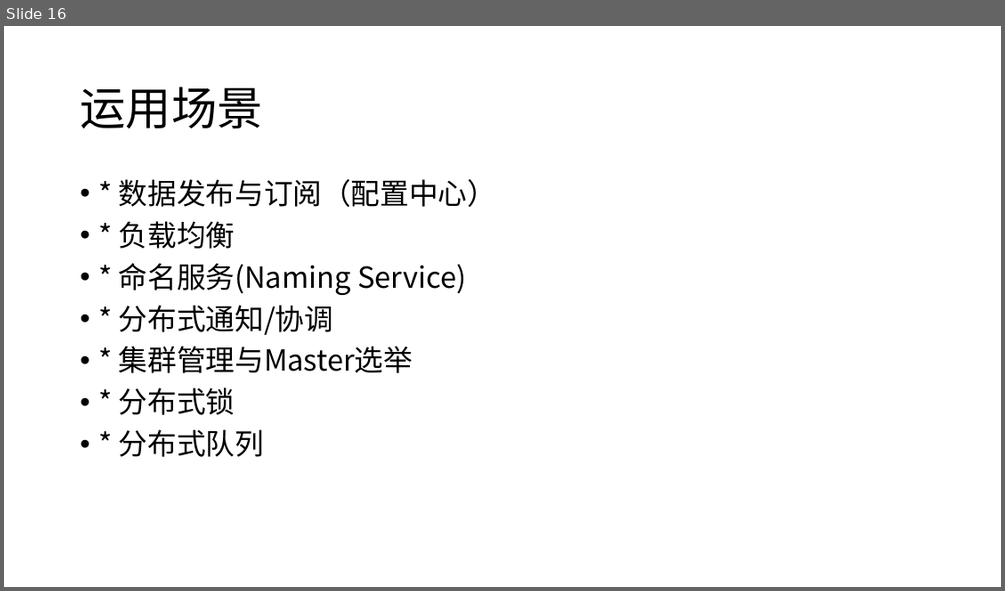
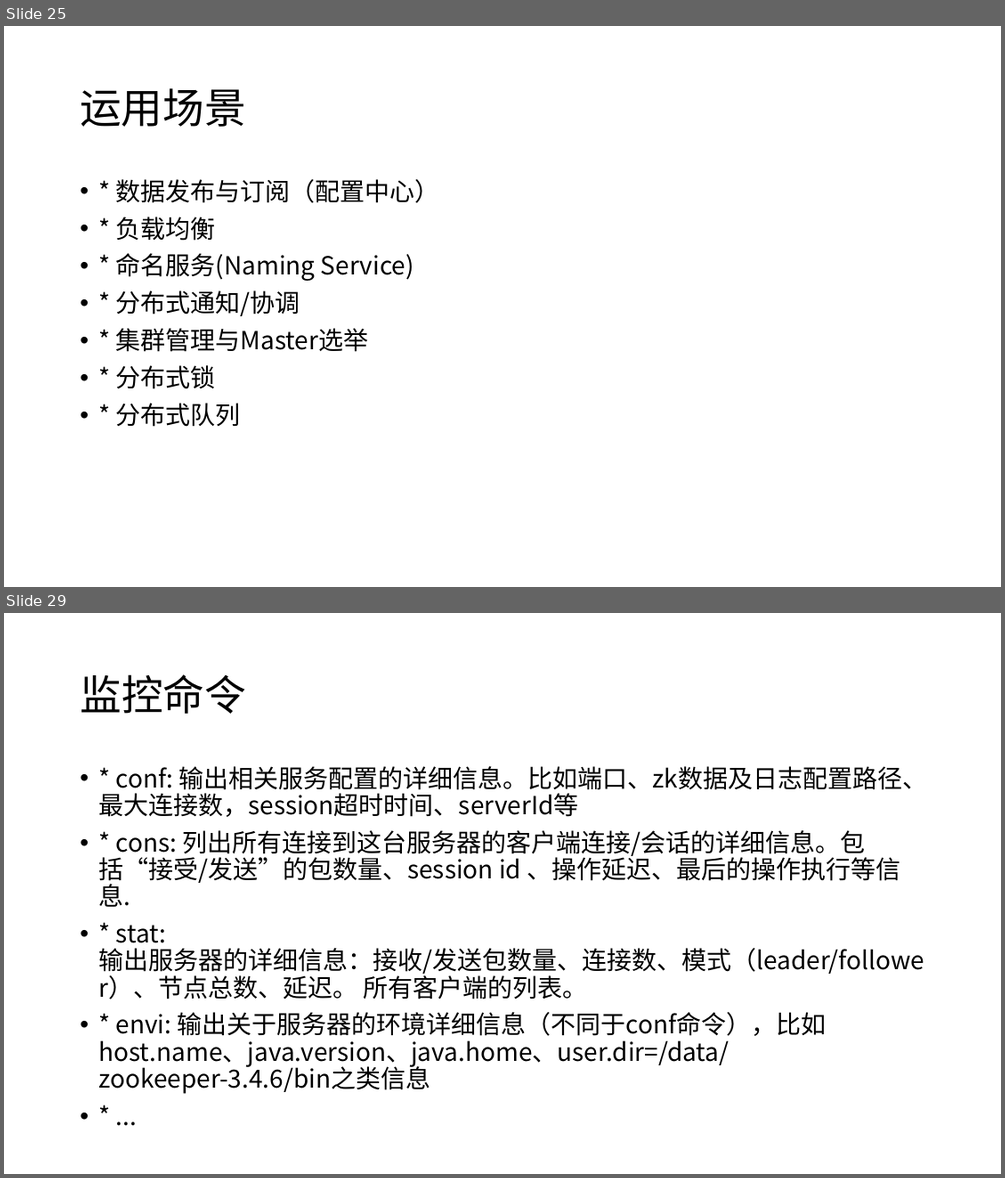
Before and after one commit to moxingwang/zookeeper, a slide deck: zookeeper.pptx. Shown one above the other, each under a label of ours: slide 16 before the commit, slides 25 and 29 after it; the slides between them are not shown. The pictures are 1005x591 and 1005x1178 pixels, drawn with LibreOffice and Linux fonts; fonts in the diff are those of the drawing. Boxes give left, top, right and bottom in pixels: in the first picture for what was removed or moved away, otherwise in the second. Text is boxed around its words. In the diff, an @@ line names an element or a change of style, - is before the commit and + after.

```diff
--- a/zookeeper.pptx
+++ b/zookeeper.pptx
@@ slide 29 added at box(4, 613, 1001, 1174), background #FFFFFF @@
@@ title added at box(80, 674, 246, 714), 40 pt, text #000000 @@
+监控命令
@@ text added at box(98, 766, 928, 1094), 24 pt, text #000000 @@
+• * conf: 输出相关服务配置的详细信息。比如端口、zk数据及日志配置路径、最大连接数，session超时时间、serverId等
+• * cons: 列出所有连接到这台服务器的客户端连接/会话的详细信息。包括“接受/发送”的包数量、session id 、操作延迟、最后的操作执行等信息.
+• * stat: 输出服务器的详细信息：接收/发送包数量、连接数、模式（leader/follower）、节点总数、延迟。 所有客户端的列表。
+• * envi: 输出关于服务器的环境详细信息（不同于conf命令），比如host.name、java.version、java.home、user.dir=/data/zookeeper-3.4.6/bin之类信息
+• * ...
@@ what was slide 16 is now slide 25 @@
@@ slide 25 changed as well @@
@@ title "运用场景" at box(80, 88, 245, 127): size 44 to 40 pt @@
@@ text "* 数据发布与订阅（配置中心）" at box(116, 179, 440, 426): size 28 to 24 pt @@
```
Also in this commit, not shown: 21 other slides changed, 28 other slides added, 2 slides removed, 1 other file.
